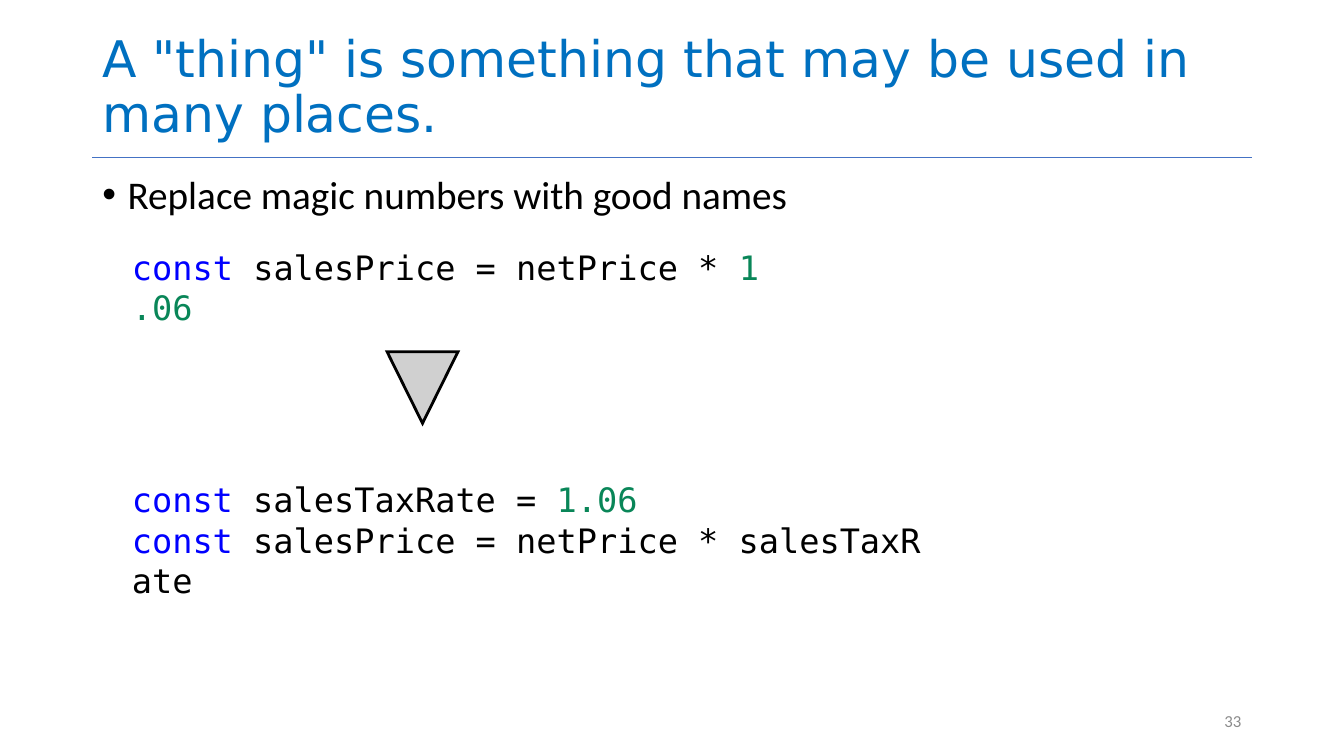
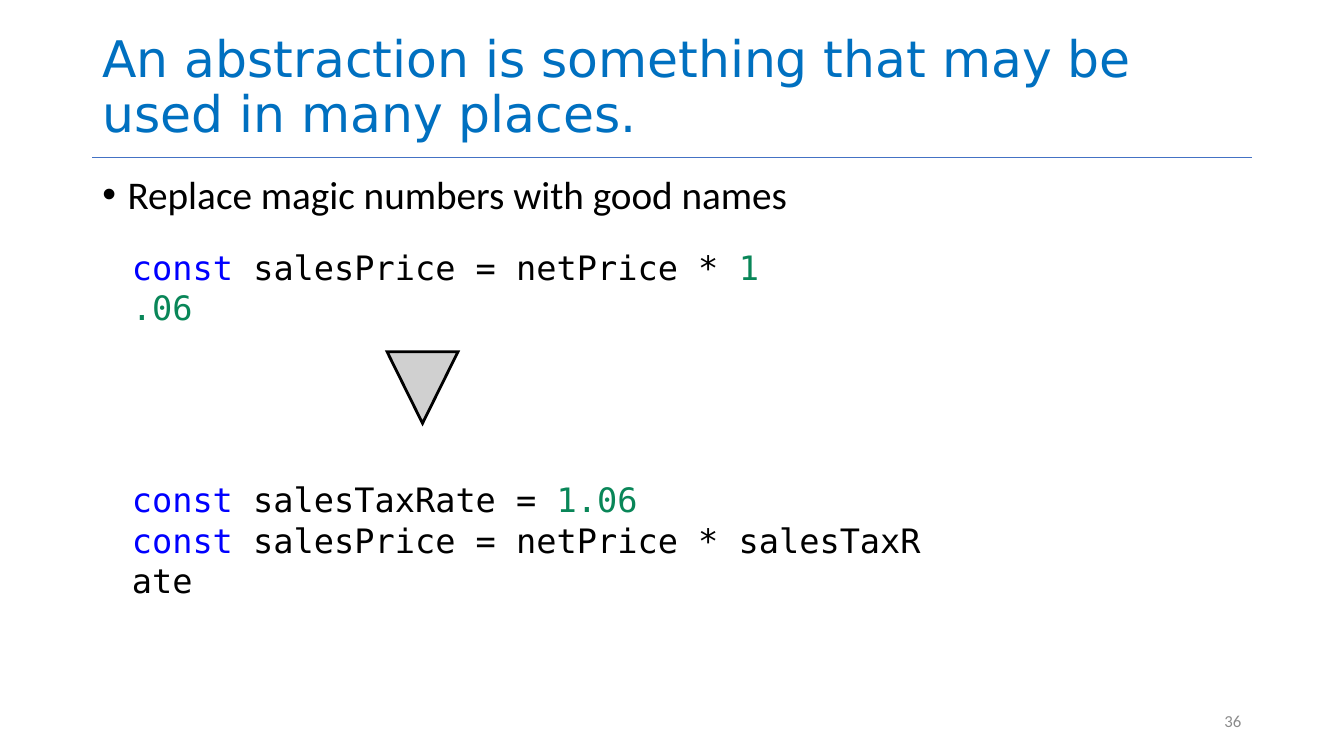
Before and after one commit to neu-se/CS4530-Spring-2026, a slide deck: slide 36 of Slides/Module 08 Code Level Design.pptx (slide 33 before the commit). Drawn at 1344x756 pixels with LibreOffice and Linux fonts; fonts in the diff are those of the drawing; grey boxes stand for pictures. Boxes give left, top, right and bottom in pixels: in the first picture for what was removed or moved away, otherwise in the second. Text is boxed around its words. In the diff, an @@ line names an element or a change of style, - is before the commit and + after.

```diff
--- a/Slides/Module 08 Code Level Design.pptx
+++ b/Slides/Module 08 Code Level Design.pptx
@@ title at (102, 38, 1131, 143): text changed @@
-A "thing" is something that may be used in many places.
+An abstraction is something that may be used in many places.
@@ page number at (1224, 716, 1241, 727): text changed @@
-33
+36
```
Also in this commit, not shown: 14 other slides changed, 3 slides added, 1 other file.
